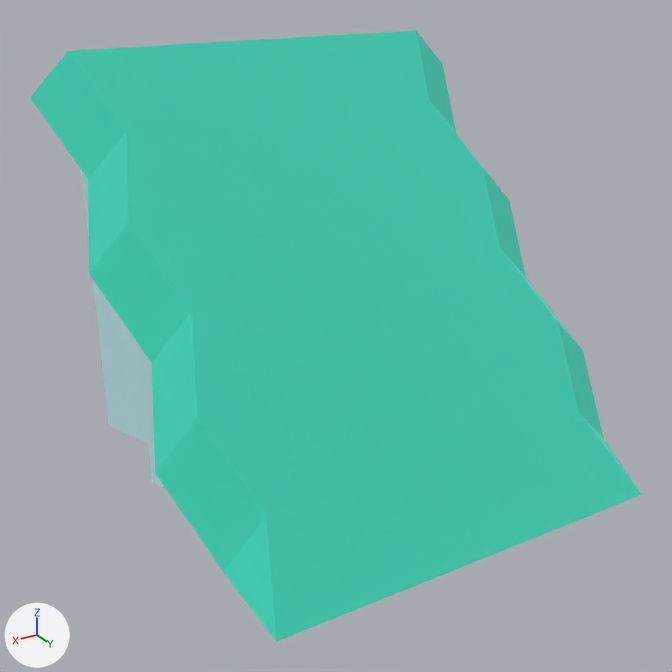
The glTF model public/models/nf2/nature/cliff_blockSlope_stone.glb: old version first, new version second.
Camera for both pictures: a 50 mm camera at (1.132, 1.775, 1.198) aimed at (0.078, 0.019, 0.319). Every picture has the same lights, and +X, +Y and +Z are marked at lower left. The first picture is the older version. Where no turn or scale is listed for an object, it has been applied to the vertices.

The scene before the commit, as lines of its bpy script (objects in view):
```python
mat_grass = principled_material('grass')
mat_grass.base_color = (0.173, 0.847, 0.722)  # cyan #73eddd
mat_grass.metallic = 1.0
mat_grass.roughness = 1.0
mat_stone = principled_material('stone')
mat_stone.base_color = (0.722, 0.886, 0.91)  # pale blue #ddf2f5
mat_stone.metallic = 1.0
mat_stone.roughness = 1.0
me_mesh_cliff_blockslope_stone = bpy.data.meshes.new('Mesh cliff_blockSlope_stone')
me_mesh_cliff_blockslope_stone.from_pydata(...)  # 38 vertices, 70 faces; spans x -0.6..0.6, y -0.5..0.5, z 0.0..1.0
# faces by material slot: [36, 34]
me_mesh_cliff_blockslope_stone.materials.append(mat_stone)  # pale blue #ddf2f5
me_mesh_cliff_blockslope_stone.materials.append(mat_grass)  # cyan #73eddd
ob_cliff_blockslope_stone = bpy.data.objects.new('cliff_blockSlope_stone', me_mesh_cliff_blockslope_stone)
ob_cliff_blockslope_stone.location = (0.0, 0.0, -0.05)
```
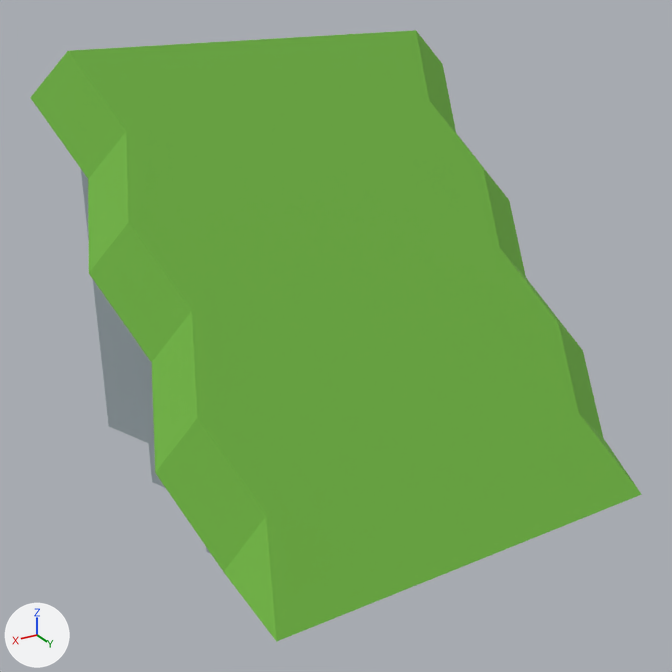
Changed parts and their boxes (x1, y1, x2, y2) in the pictures (672 x 672 px):
'cliff_blockSlope_stone', recoloured, surface changed (cyan to green)
    both: (30, 30, 642, 642)

The edits, one by one:
Material 'stone' (mat_stone) changes colour from pale blue #ddf2f5 to grey #9aa6ab; in linear values from (0.722, 0.886, 0.91) to (0.323, 0.381, 0.407).
In material 'grass' (mat_grass), metallic goes from 1.0 to 0.0.
Material 'grass' (mat_grass) changes colour from cyan #73eddd to green #6fb340; in linear values from (0.173, 0.847, 0.722) to (0.159, 0.451, 0.0513).
Object 'tmpParent' (ob_tmpparent) is deleted.
